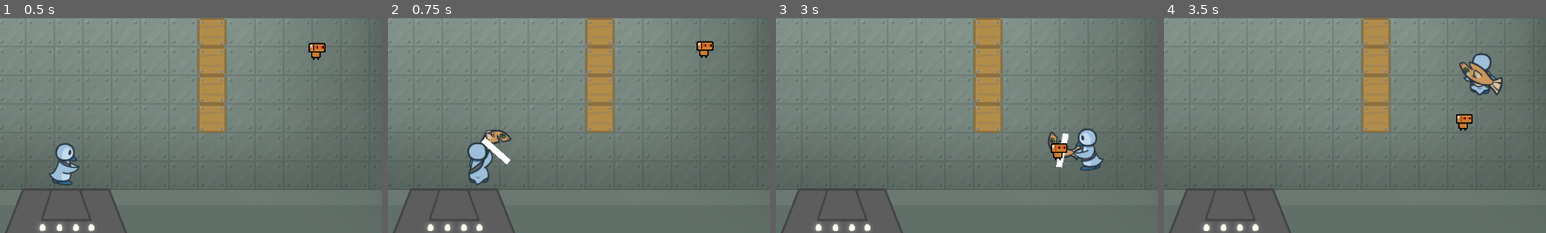
Above: before the commit, frames 1-4 (left to right).
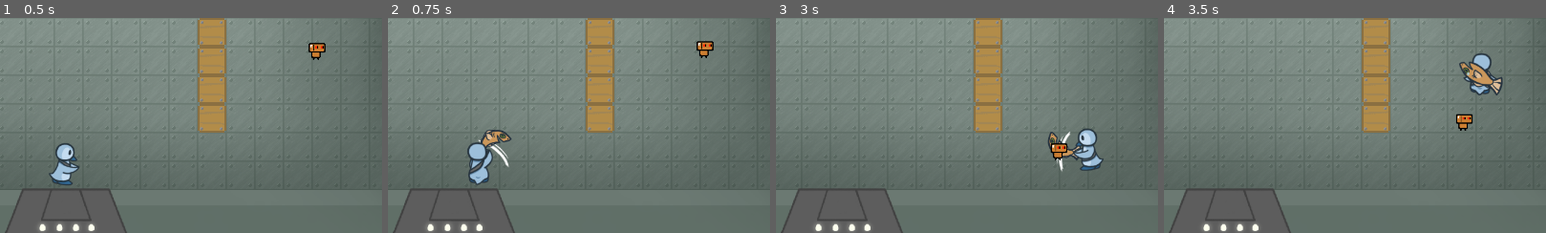
Above: after the commit, the same moments.

Repository: actually-reb/fenrir-2020
Game: Godot game, scene res://scene/Main.tscn
Two runs of this game, one before a commit and one after it. Both use one fixed random seed, a clock stepped at 60 frames per second and the inputs below.
Inputs (mouse positions are % of the whole screen's width and height, from its top left):
- Up to frame 1 (0.5 s): no input
- Up to frame 2 (0.75 s): move the mouse to (72, 45) at 0.52 s; hold D (move_right) from 0.53 s (still down); click (72, 45) at 0.67 s
- Up to frame 3 (3 s): move the mouse to (30, 55) at 1.27 s; release D (move_right) at 1.28 s; hold S (move_down) 1.28-2.03 s; move the mouse to (60, 28) at 2.02 s; hold D (move_right) 2.03-2.78 s; move the mouse to (45, 70) at 2.77 s; hold W (move_up) from 2.78 s (still down); click (45, 70) at 2.92 s
- Up to frame 4 (3.5 s): keep holding W (move_up)
The pictures show only the part of the screen within x 41-91%, y 50-100%; the shares and areas given below are measured in that part.

Frame 1 is identical in both runs. In frame 2, 0.3% of the frame differs, in the area x 23-32%, y 55-70%; in frame 3, 0.1%; in frame 4, nothing differs.

Commit message:
new meleeattack sprite

Diff:
--- a/entity/MeleeAttack.tscn
+++ b/entity/MeleeAttack.tscn
@@ -1,22 +1,20 @@
-[gd_scene load_steps=3 format=2]
+[gd_scene load_steps=4 format=2]
 
 [ext_resource path="res://entity/MeleeAttack.gd" type="Script" id=1]
+[ext_resource path="res://sprite/slash.png" type="Texture" id=2]
 
 [sub_resource type="RectangleShape2D" id=1]
 extents = Vector2( 11.0046, 29.6635 )
 
 [node name="MeleeAttack" type="Area2D"]
-z_index = -1
+z_index = -2
 script = ExtResource( 1 )
 
-[node name="ColorRect" type="ColorRect" parent="."]
-margin_left = -6.0
-margin_top = -28.0
-margin_right = 4.0
-margin_bottom = 29.0
-__meta__ = {
-"_edit_use_anchors_": false
-}
+[node name="Sprite" type="Sprite" parent="."]
+position = Vector2( -32, -7.81597e-14 )
+rotation = 1.5708
+scale = Vector2( 0.6, 0.6 )
+texture = ExtResource( 2 )
 
 [node name="CollisionShape2D" type="CollisionShape2D" parent="."]
 shape = SubResource( 1 )
Not shown, added: sprite/slash.png.import
